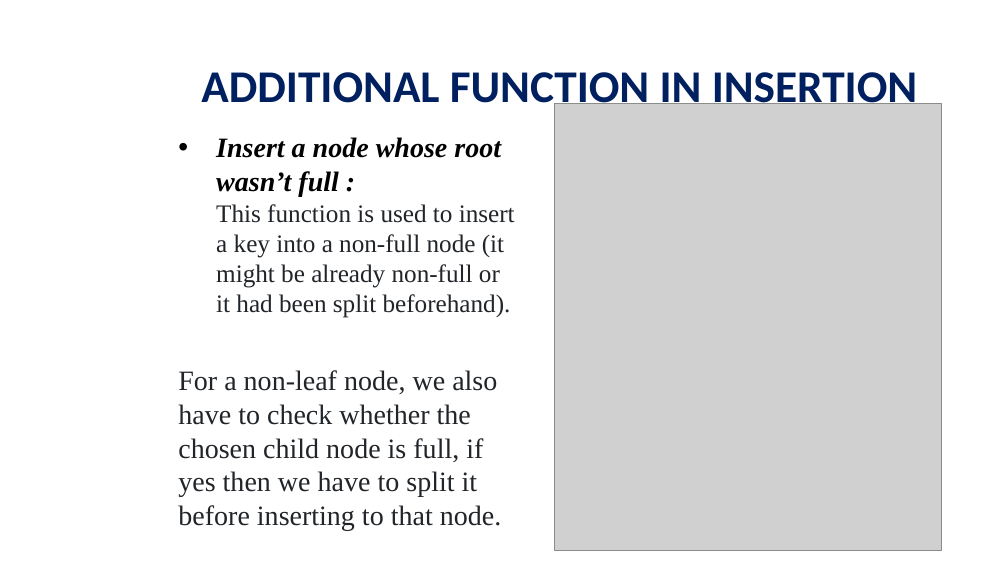
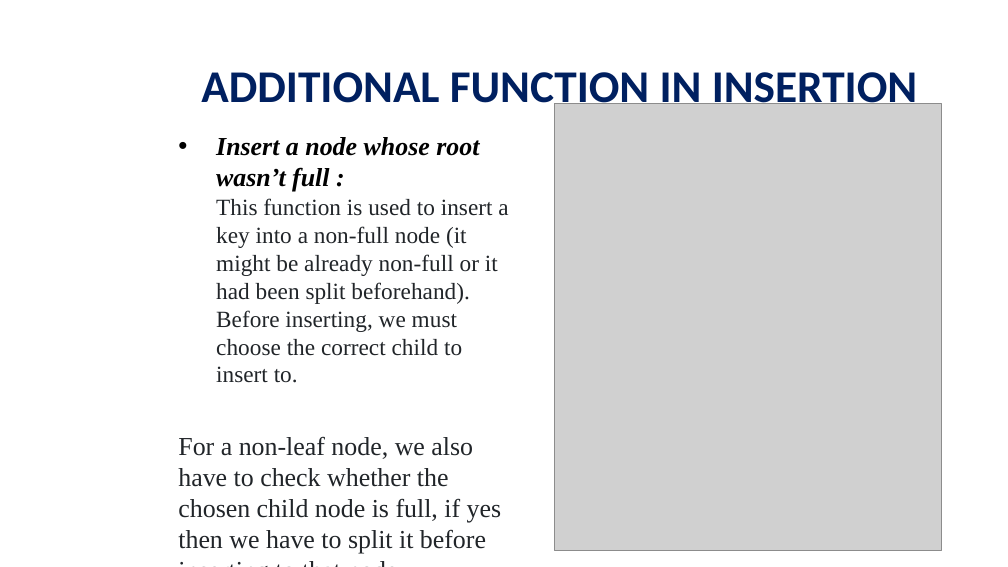
Before and after one commit to viettungvuong/Seminar, a slide deck: slide 28 of Seminar.pptx. Drawn at 1008x567 pixels with LibreOffice and Linux fonts; fonts in the diff are those of the drawing; grey boxes stand for pictures; background and template pictures are left out. Boxes give left, top, right and bottom in pixels: in the first picture for what was removed or moved away, otherwise in the second. Text is boxed around its words. In the diff, an @@ line names an element or a change of style, - is before the commit and + after.

```diff
--- a/Seminar.pptx
+++ b/Seminar.pptx
@@ text at (216, 137, 508, 383): text changed; size 18 to 16.6 pt @@
-• Insert a node whose root wasn’t full :
-  This function is used to insert a key into a non-full node (it might be already non-full or it had been split beforehand).
+• Insert a node whose root wasn’t full :
+  This function is used to insert a key into a non-full node (it might be already non-full or it had been split beforehand). Before inserting, we must choose the correct child to insert to.
@@ text at (178, 436, 502, 554): size 20 to 18.5 pt in "For a non-leaf node, we also have ..." @@
```
Also in this commit, not shown: 1 other file.
